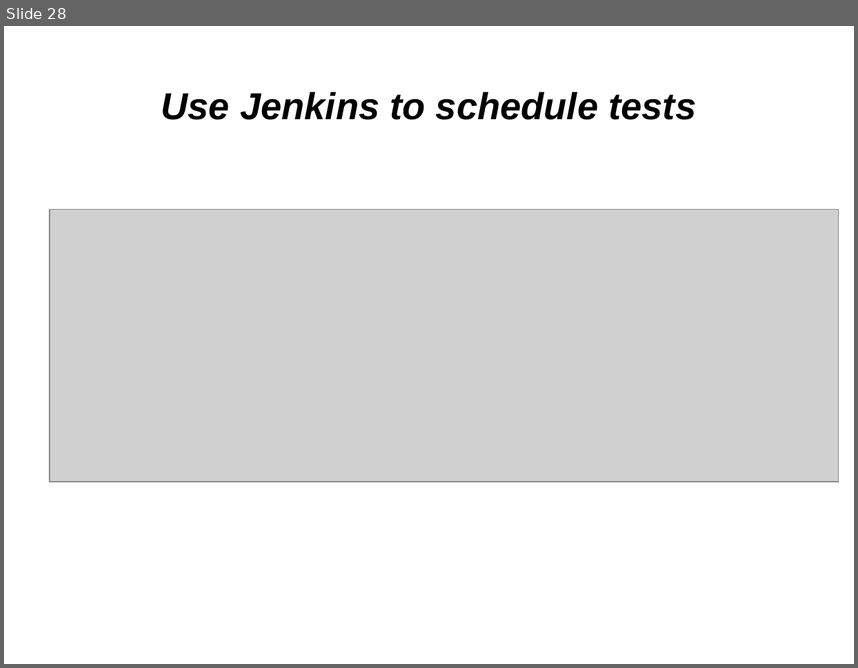
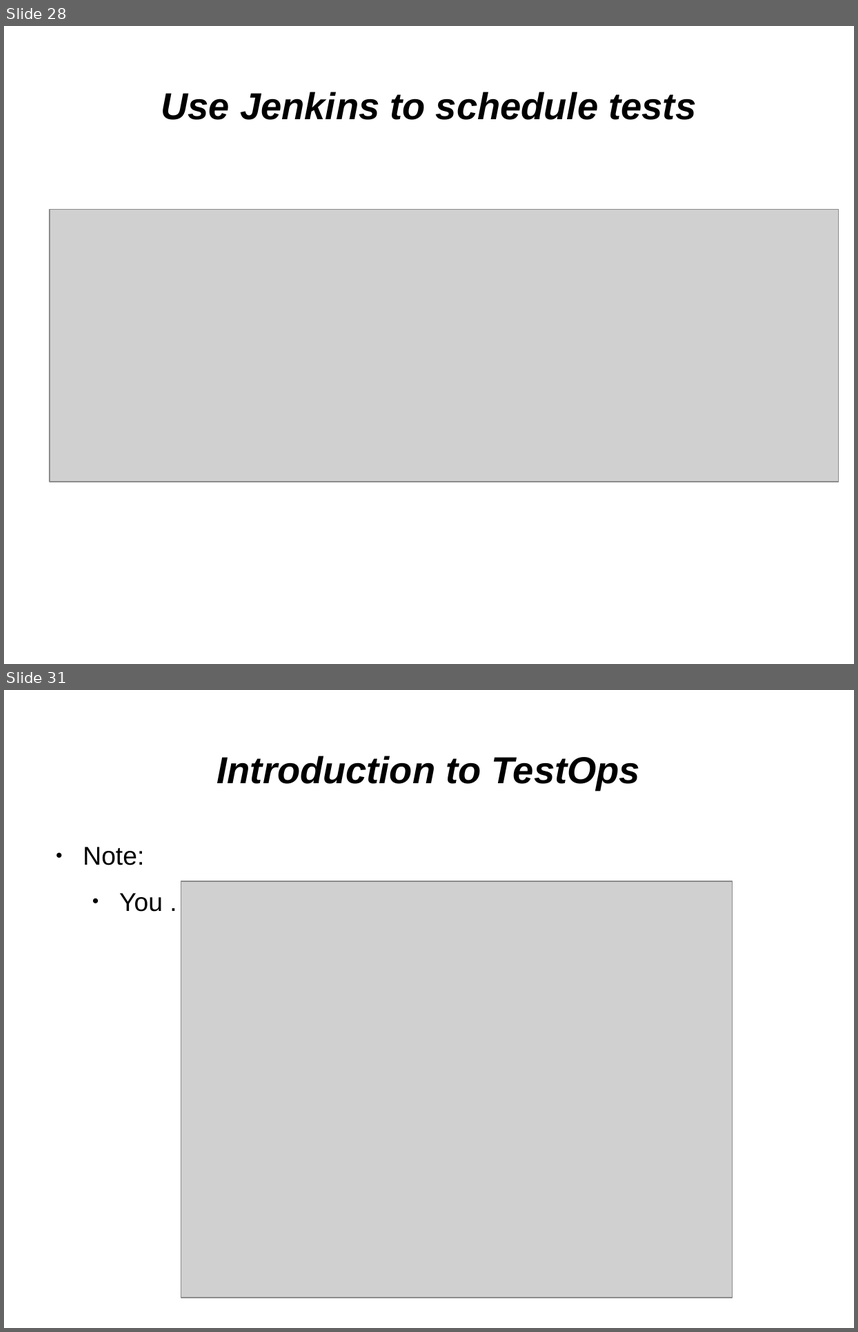
Before and after one commit to kirol/selenium, a slide deck: Selenium & Testops.odp. Shown one above the other, each under a label of ours: slide 28 before the commit, slides 28 and 31 after it; the slides between them are not shown. The pictures are 858x668 and 858x1332 pixels, drawn with LibreOffice and Linux fonts; fonts in the diff are those of the drawing; grey boxes stand for pictures. Boxes give left, top, right and bottom in pixels: in the first picture for what was removed or moved away, otherwise in the second. Text is boxed around its words. In the diff, an @@ line names an element or a change of style, - is before the commit and + after.

```diff
--- a/Selenium & Testops.odp
+++ b/Selenium & Testops.odp
@@ slide 31 added at box(4, 690, 854, 1328), background #FFFFFF @@
@@ title added at box(217, 756, 640, 790), 35 pt, text #000000, bold, italic @@
+Introduction to TestOps
@@ text added at box(83, 847, 163, 911), 24 pt, text #000000 @@
+● Note:
+  ● You .
@@ picture added at box(181, 881, 733, 1298) @@
```
Also in this commit, not shown: 6 slides changed, 2 other slides added, 2 slides removed, 5 other files.
